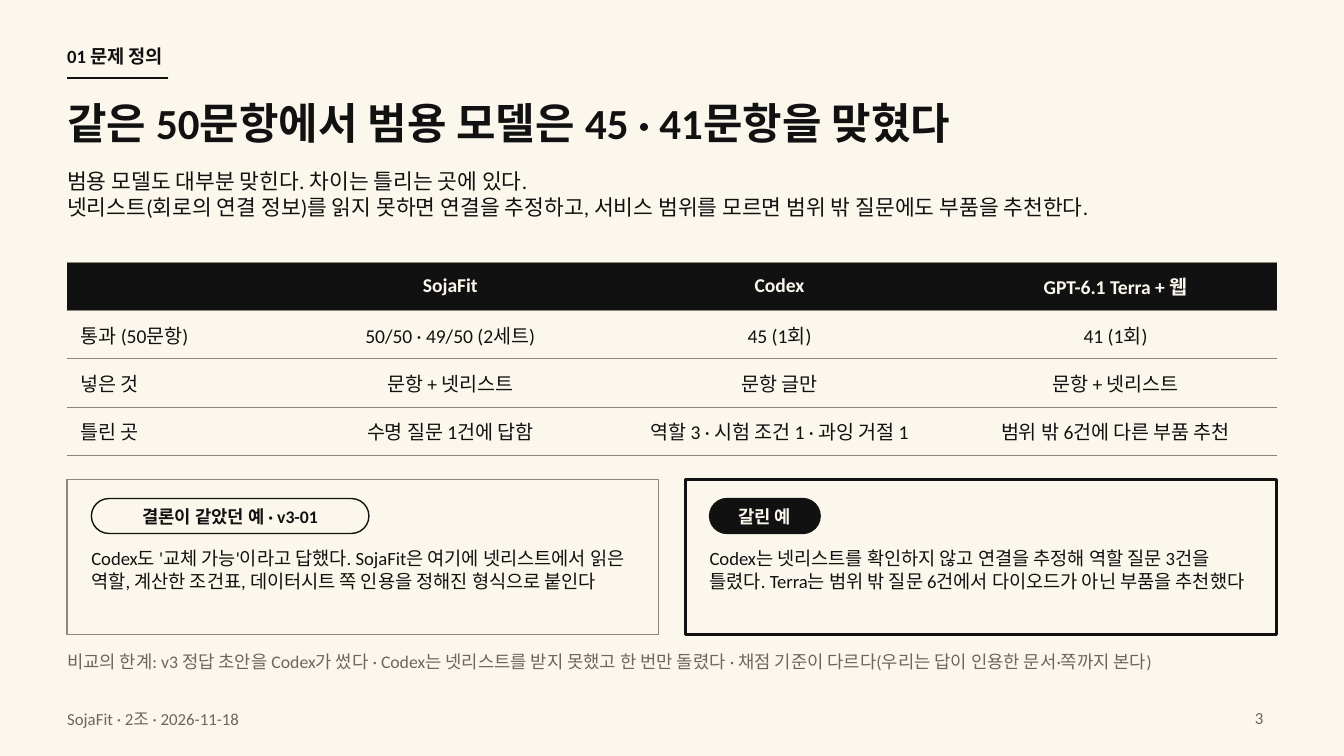
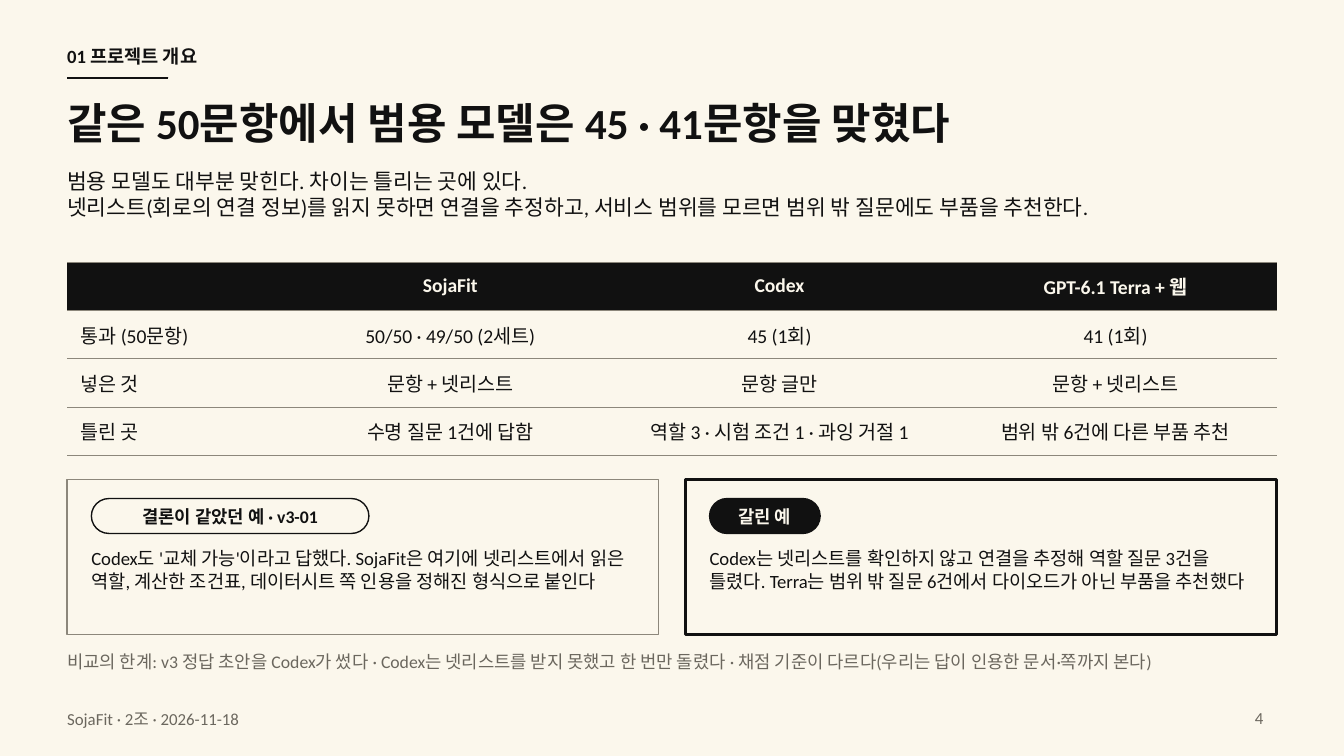
Before and after one commit to HJU5022/SojaFit, a slide deck: slide 4 of docs/deliverables/presentation/sojafit-final-2026-11-18.pptx (slide 3 before the commit). Drawn at 1344x756 pixels with LibreOffice and Linux fonts; fonts in the diff are those of the drawing. Boxes give left, top, right and bottom in pixels: in the first picture for what was removed or moved away, otherwise in the second. Text is boxed around its words. In the diff, an @@ line names an element or a change of style, - is before the commit and + after.

Commit message:
docs: 발표 자료를 필수 목차 5개 순서로 바꾸고 팀 역할 · 페르소나와 여정 지도 · 노드 설명 · 모델 비교 · 데모 영상 장을 넣는다(25장)

```diff
--- a/docs/deliverables/presentation/sojafit-final-2026-11-18.pptx
+++ b/docs/deliverables/presentation/sojafit-final-2026-11-18.pptx
@@ text at [67, 47, 197, 65]: text changed @@
-01 문제 정의
+01 프로젝트 개요
@@ page number at [1255, 713, 1264, 724]: text changed @@
-3
+4
```
Also in this commit, not shown: 17 other slides changed, 5 slides added, 5 other files.
